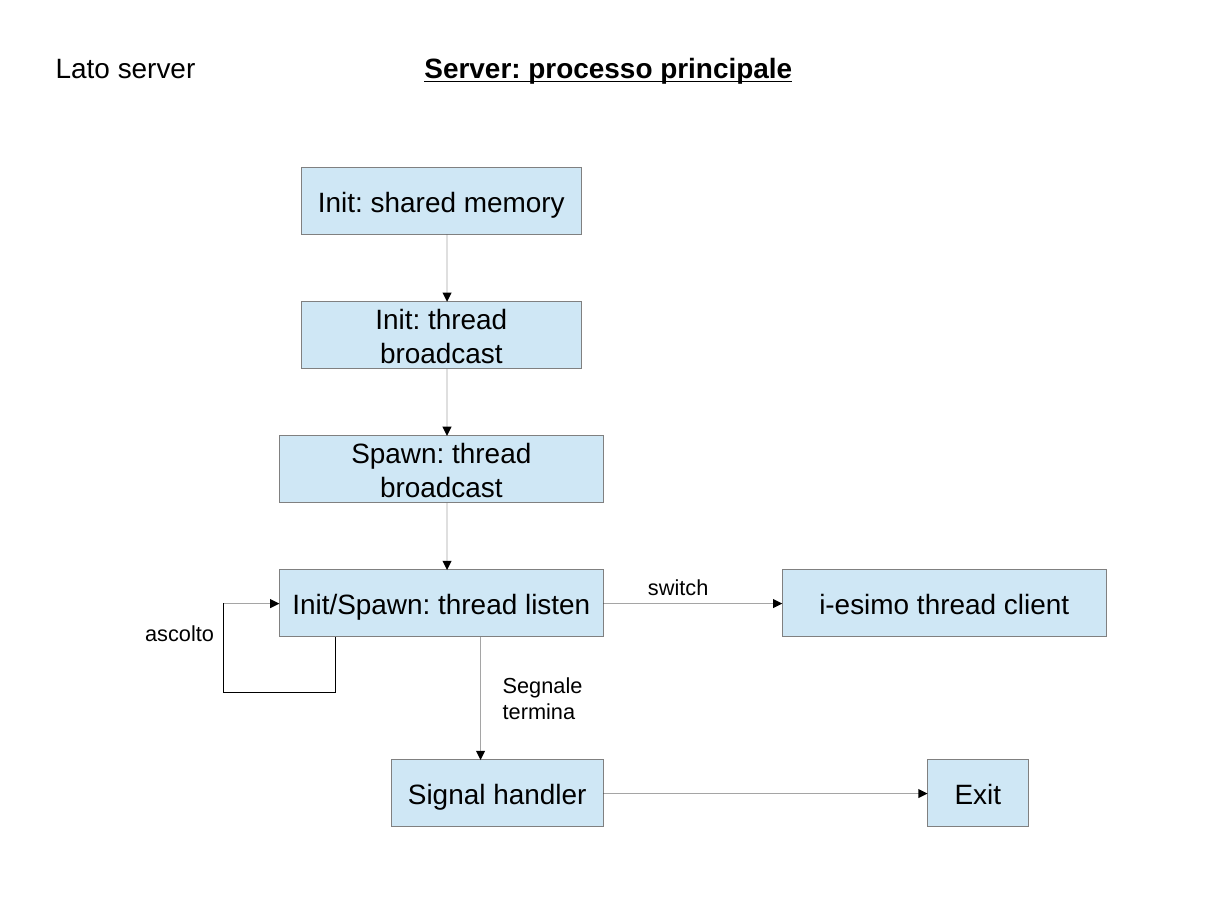
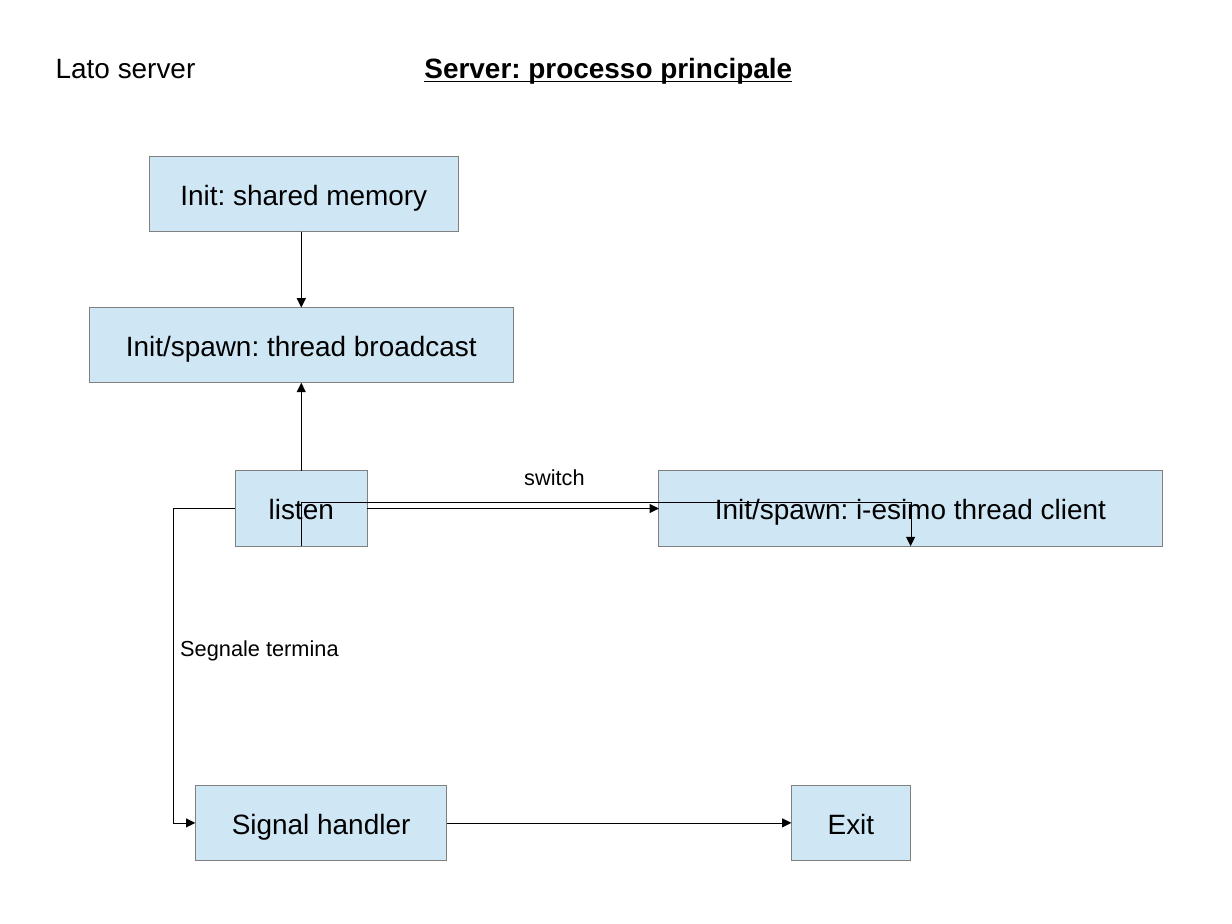
Before and after one commit to polyc/talk-service, a slide deck: slide 4 of SO_projectDiagram.odp. Drawn at 1232x924 pixels with LibreOffice and Linux fonts; fonts in the diff are those of the drawing. Boxes give left, top, right and bottom in pixels: in the first picture for what was removed or moved away, otherwise in the second. Text is boxed around its words. In the diff, an @@ line names an element or a change of style, - is before the commit and + after.

```diff
--- a/SO_projectDiagram.odp
+++ b/SO_projectDiagram.odp
@@ rectangle "Init: shared memory": place and size @@
-rectangle "Init: shared memory" at <box>302,168,581,235</box>
+rectangle "Init: shared memory" at <box>150,157,458,233</box>
@@ elbow arrow added from (302, 233) to (302, 307), #000000 0 pt @@
@@ arrow removed from (447, 235) to (447, 302) @@
@@ rectangle "Init/spawn: thread broadcast": place and size @@
-rectangle "Init/spawn: thread broadcast" at <box>302,302,581,369</box>
+rectangle "Init/spawn: thread broadcast" at <box>89,307,513,383</box>
@@ text in rectangle at <box>126,335,477,361</box>: text changed @@
-Init: thread broadcast
+Init/spawn: thread broadcast
@@ elbow arrow added from (302, 471) to (302, 383), #000000 0 pt @@
@@ arrow removed from (447, 369) to (447, 436) @@
@@ rectangle removed at <box>279,436,604,503</box> @@
-Spawn: thread broadcast
@@ rectangle added at <box>235,471,368,546</box>, fill #CFE7F5, outline #808080 0 pt, 18 pt, text #000000 @@
+listen
@@ text "switch": place and size @@
-text "switch" at <box>648,579,708,596</box>
+text "switch" at <box>524,469,584,486</box>
@@ rectangle "Init/spawn: i-esimo thread client": place and size @@
-rectangle "Init/spawn: i-esimo thread client" at <box>783,570,1107,637</box>
+rectangle "Init/spawn: i-esimo thread client" at <box>660,471,1163,546</box>
@@ elbow arrow added from (235, 509) to (196, 823), #000000 0 pt @@
@@ elbow arrow added from (368, 509) to (660, 509), #000000 0 pt @@
@@ arrow removed from (447, 503) to (447, 570) @@
@@ text in rectangle at <box>715,498,1106,524</box>: text changed @@
-i-esimo thread client
+Init/spawn: i-esimo thread client
@@ elbow arrow added from (302, 547) to (911, 547), #000000 0 pt @@
@@ rectangle removed at <box>279,570,604,637</box> @@
-Init/Spawn: thread listen
@@ text removed at <box>145,625,214,642</box> @@
-ascolto
@@ text "Segnale termina" rewrapped from <box>503,677,583,720</box> to <box>180,640,339,661</box> @@
@@ line removed from (224, 693) to (224, 604) @@
@@ arrow removed from (224, 604) to (279, 604) @@
@@ arrow removed from (604, 604) to (783, 604) @@
@@ line removed from (335, 637) to (335, 693) @@
@@ arrow removed from (481, 637) to (481, 760) @@
@@ line removed from (335, 693) to (224, 693) @@
@@ rectangle "Signal handler": place and size @@
-rectangle "Signal handler" at <box>391,760,604,827</box>
+rectangle "Signal handler" at <box>196,786,447,861</box>
@@ arrow removed from (604, 794) to (928, 794) @@
@@ rectangle "Exit": place and size @@
-rectangle "Exit" at <box>928,760,1029,827</box>
+rectangle "Exit" at <box>792,786,911,861</box>
@@ elbow arrow added from (447, 823) to (792, 823), #000000 0 pt @@
```
Also in this commit, not shown: 2 other slides changed, 2 slides added, 2 slides removed.
